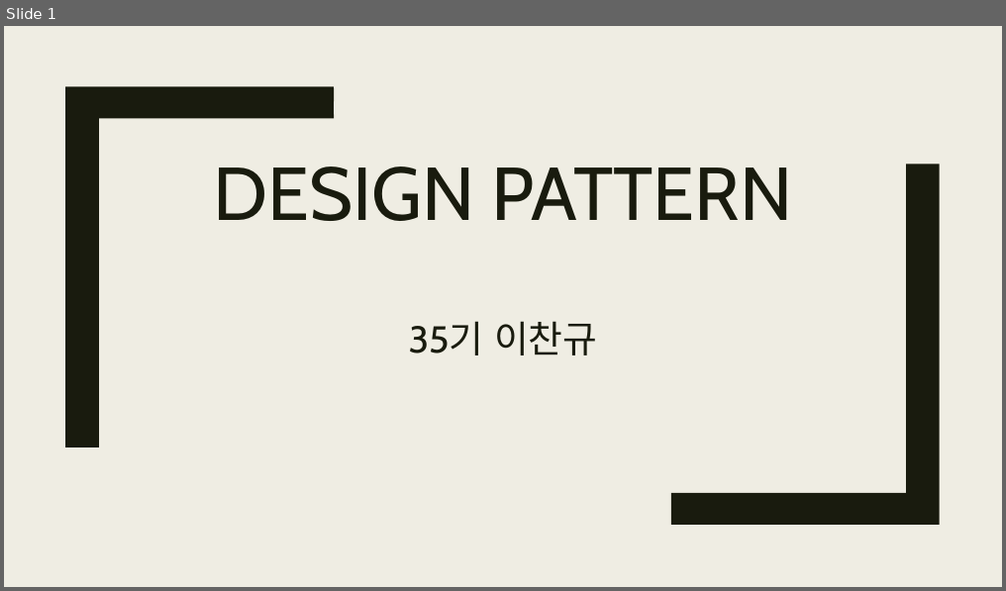
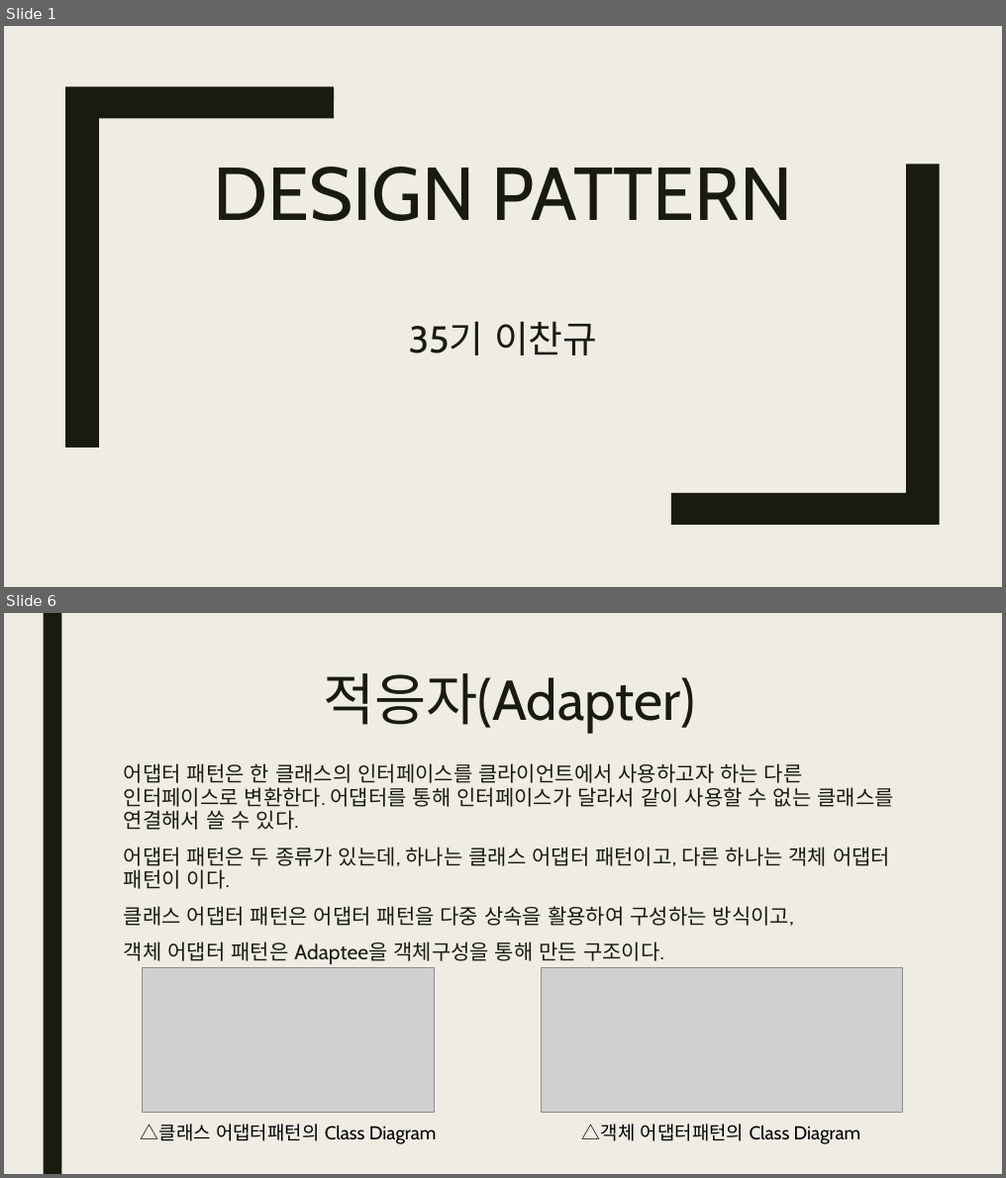
Before and after one commit to tonnac/Study_0, a slide deck: Design_Pattern.pptx. Shown one above the other, each under a label of ours: slide 1 before the commit, slides 1 and 6 after it; the slides between them are not shown. The pictures are 1006x591 and 1006x1178 pixels, drawn with LibreOffice and Linux fonts; fonts in the diff are those of the drawing; grey boxes stand for pictures. Boxes give left, top, right and bottom in pixels: in the first picture for what was removed or moved away, otherwise in the second. Text is boxed around its words. In the diff, an @@ line names an element or a change of style, - is before the commit and + after.

```diff
--- a/Design_Pattern.pptx
+++ b/Design_Pattern.pptx
@@ slide 6 added at <box>4,613,1002,1174</box>, background #EFEDE3 @@
@@ rectangle added at <box>43,613,61,1174</box>, fill #191B0E @@
@@ title added at <box>323,673,695,734</box>, 54 pt, text #191B0E @@
+적응자(Adapter)
@@ text added at <box>124,763,894,964</box>, 20 pt, text #191B0E @@
+어댑터 패턴은 한 클래스의 인터페이스를 클라이언트에서 사용하고자 하는 다른 인터페이스로 변환한다. 어댑터를 통해 인터페이스가 달라서 같이 사용할 수 없는 클래스를 연결해서 쓸 수 있다.
+어댑터 패턴은 두 종류가 있는데, 하나는 클래스 어댑터 패턴이고, 다른 하나는 객체 어댑터 패턴이 이다.
+클래스 어댑터 패턴은 어댑터 패턴을 다중 상속을 활용하여 구성하는 방식이고,
+객체 어댑터 패턴은 Adaptee을 객체구성을 통해 만든 구조이다.
@@ picture added at <box>143,967,435,1112</box> @@
@@ picture added at <box>541,967,902,1112</box> @@
@@ text added at <box>141,1124,437,1145</box>, 18 pt, text #000000 @@
+△클래스 어댑터패턴의 Class Diagram
@@ text added at <box>582,1124,861,1145</box>, 18 pt, text #000000 @@
+△객체 어댑터패턴의 Class Diagram
```
Also in this commit, not shown: 3 slides changed, 2 other slides added.
